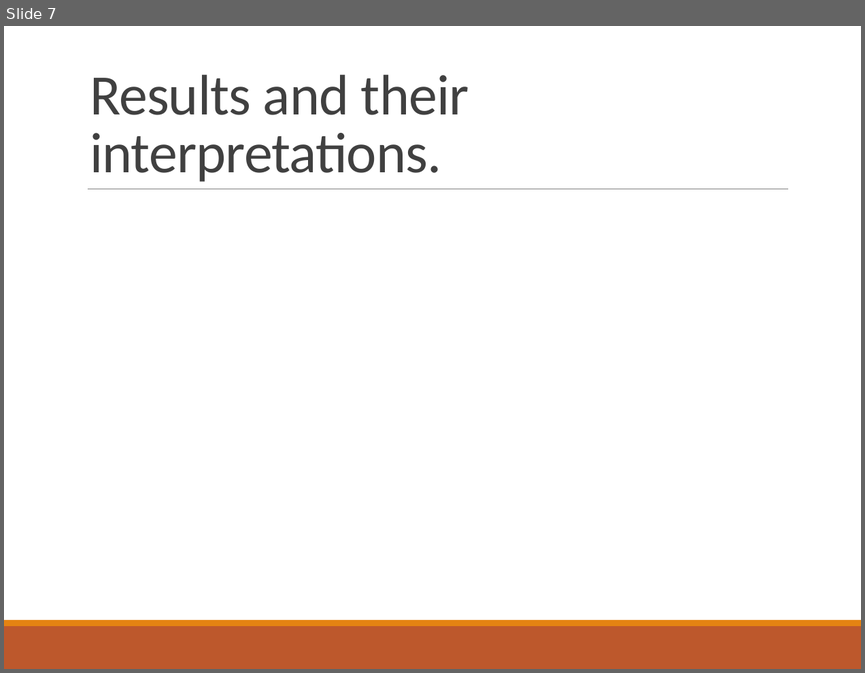
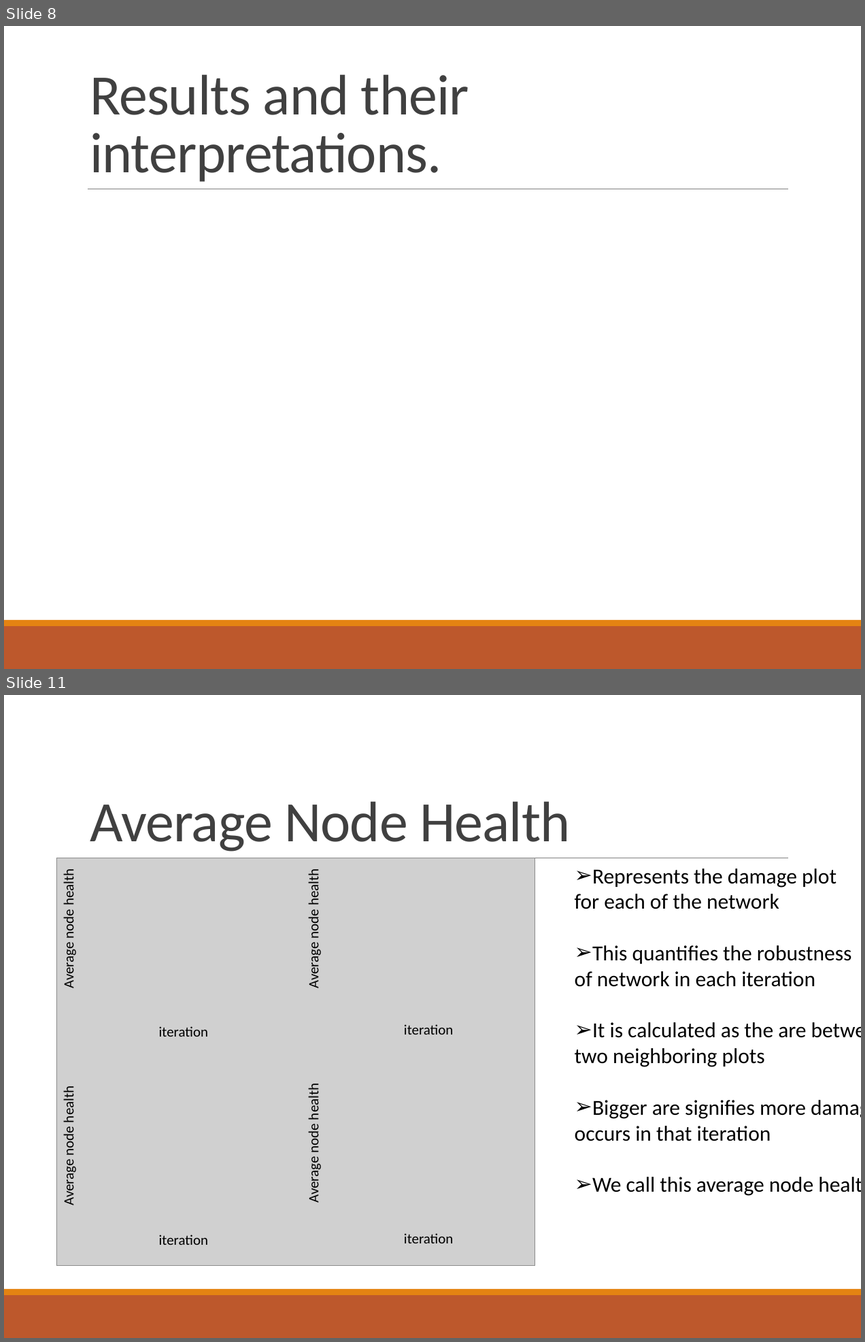
Before and after one commit to ParthaEth/Epidemics_Spreading_With_Cascade_Network, a slide deck: presentation/disease_spreading_presentation.pptx. Shown one above the other, each under a label of ours: slide 7 before the commit, slides 8 and 11 after it; the slides between them are not shown. The pictures are 865x673 and 865x1342 pixels, drawn with LibreOffice and Linux fonts; fonts in the diff are those of the drawing; grey boxes stand for pictures. Boxes give left, top, right and bottom in pixels: in the first picture for what was removed or moved away, otherwise in the second. Text is boxed around its words. In the diff, an @@ line names an element or a change of style, - is before the commit and + after.

```diff
--- a/presentation/disease_spreading_presentation.pptx
+++ b/presentation/disease_spreading_presentation.pptx
@@ slide 11 added at box(4, 695, 861, 1338), background #FFFFFF; not listed: 3 template elements that a slide beside it also shows @@
@@ title added at box(90, 801, 570, 851), 48 pt, text #404040 @@
+Average Node Health
@@ picture added at box(56, 858, 534, 1266) @@
@@ text added at box(60, 872, 77, 987), 12 pt, text #000000 @@
+Average node health
@@ text added at box(305, 872, 322, 987), 12 pt, text #000000 @@
+Average node health
@@ text added at box(575, 868, 851, 1195), 18 pt, text #000000 @@
+➢ Represents the damage plot
+  for each of the network
+➢ This quantifies the robustness
+  of network in each iteration
+➢ It is calculated as the are between
+  two neighboring plots
+➢ Bigger are signifies more damage
+  occurs in that iteration
+➢ We call this average node health
@@ text added at box(159, 1026, 209, 1036), 12 pt, text #000000 @@
+iteration
@@ text added at box(404, 1024, 453, 1034), 12 pt, text #000000 @@
+iteration
@@ text added at box(60, 1089, 77, 1204), 12 pt, text #000000 @@
+Average node health
@@ text added at box(305, 1087, 322, 1202), 12 pt, text #000000 @@
+Average node health
@@ text added at box(159, 1234, 209, 1244), 12 pt, text #000000 @@
+iteration
@@ text added at box(404, 1233, 453, 1243), 12 pt, text #000000 @@
+iteration
@@ what was slide 7 is now slide 8 @@
```
Also in this commit, not shown: 5 other slides added, 5 slides removed.
